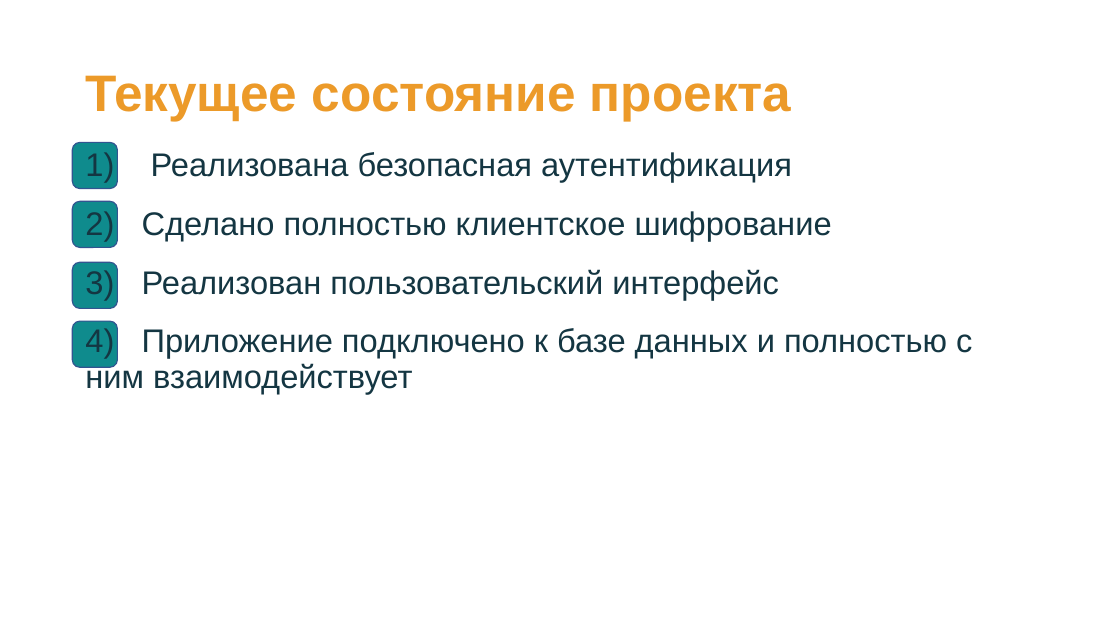
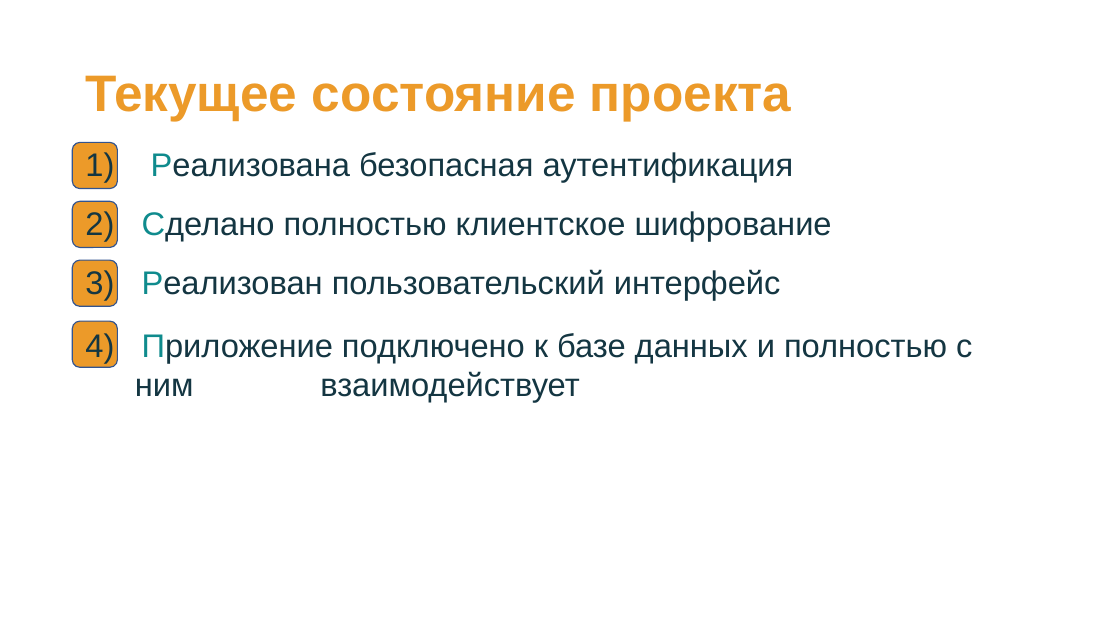
Before and after one commit to Nak1i1/Naki, a slide deck: slide 9 of Мессенджер Naki.pptx (slide 5 before the commit). Drawn at 1120x630 pixels with LibreOffice and Linux fonts; fonts in the diff are those of the drawing. Boxes give left, top, right and bottom in pixels: in the first picture for what was removed or moved away, otherwise in the second. Text is boxed around its words. In the diff, an @@ line names an element or a change of style, - is before the commit and + after.

```diff
--- a/Мессенджер Naki.pptx
+++ b/Мессенджер Naki.pptx
@@ text "1) Реализована безопасная аутентификация" at [85, 152, 972, 402]: text colour #143642 to #0F8B8D in "Реализована", "Сделано", "Реализован", "Приложение"; indent changed; line spacing 0.9 to 1 @@
@@ fill #0F8B8D to #EC9A29 in 4 elements at [72, 143, 118, 189], [72, 202, 118, 248], [72, 321, 118, 367], [72, 260, 118, 307] @@
```
Also in this commit, not shown: 6 other slides changed, 5 slides added, 2 slides removed, 3 other files.
